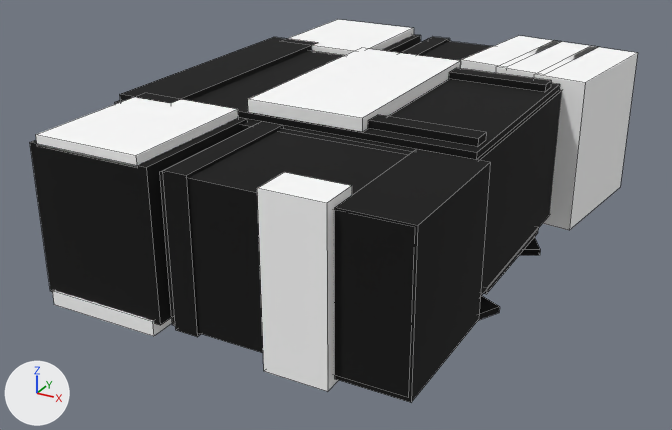
Two versions of the OBJ model src/main/resources/assets/myvillage/models/equipment/forging/bench_chestplate_5_hot.obj, one commit apart.
One viewpoint serves both versions: a 50 mm lens placed at (1.046, -1.582, 0.58), pointed at (0.476, -0.545, 0.062). The lights are fixed; the arrows at lower left show +X, +Y and +Z. The picture after the commit comes second. Mesh edges are drawn as thin lines. Where no turn or scale is listed for an object, it has been applied to the vertices. Vertices at exactly the same position are counted once.

The first picture shows 'bench_chestplate_5_hot'.
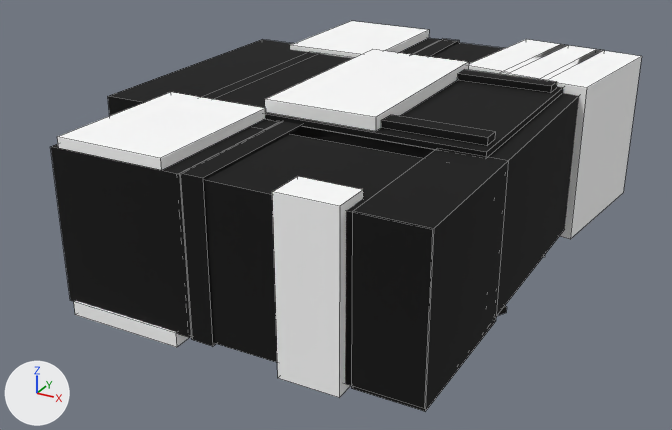
Edits to the bpy script that builds the scene:
```text
Change me_bench_chestplate_5_hot:
    remove me_bench_chestplate_5_hot.from_pydata(...)  # 264 vertices, 198 faces; spans x 0.223..0.777, y -0.875..-0.125, z 0.0..0.249
    add me_bench_chestplate_5_hot.from_pydata(...)  # 264 vertices, 198 faces; spans x 0.216..0.784, y -0.87..-0.13, z 0.0..0.25
    me_bench_chestplate_5_hot part 1: the loose piece of 8 vertices spanning x 0.308..0.722, y -0.61..-0.405, z 0.033..0.041 is scaled about its middle by 0.961, then moved by (0.016, 0.001, -0.008)
    me_bench_chestplate_5_hot part 2: the loose piece of 8 vertices spanning x 0.3..0.718, y -0.664..-0.351, z 0.225..0.233 is scaled about its middle by 0.961, then moved by (0.016, 0.001, 0.0)
    me_bench_chestplate_5_hot part 3: the loose piece of 8 vertices spanning x 0.415..0.574, y -0.66..-0.355, z 0.232..0.249 is scaled about its middle by 0.961, then moved by (0.017, 0.001, 0.001)
    me_bench_chestplate_5_hot part 4: the loose piece of 8 vertices spanning x 0.574..0.711, y -0.644..-0.618, z 0.232..0.242 is scaled about its middle by 0.961, then moved by (0.011, 0.006, 0.001)
    me_bench_chestplate_5_hot part 5: the loose piece of 8 vertices spanning x 0.574..0.711, y -0.396..-0.37, z 0.232..0.242 is scaled about its middle by 0.961, then moved by (0.011, -0.004, 0.001)
    me_bench_chestplate_5_hot part 6: the loose piece of 8 vertices spanning x 0.489..0.732, y -0.544..-0.382, z 0.007..0.016 is scaled about its middle by 0.961, then moved by (0.012, 0.0, 0.0)
    me_bench_chestplate_5_hot part 7: the loose piece of 8 vertices spanning x 0.352..0.734, y -0.637..-0.401, z 0.001..0.01 is scaled about its middle by 0.961, then moved by (0.015, 0.002, 0.0)
    me_bench_chestplate_5_hot part 8: the loose piece of 8 vertices spanning x 0.239..0.321, y -0.694..-0.321, z 0.024..0.239 is scaled about its middle by (1.57, 0.994, 0.988), then moved by (0.0, 0.001, -0.005)
    me_bench_chestplate_5_hot part 9: the loose piece of 8 vertices spanning x 0.437..0.733, y -0.861..-0.676, z 0.038..0.225 is scaled about its middle by (0.989, 1.08, 1.05), then moved by (0.018, 0.012, -0.005)
    me_bench_chestplate_5_hot part 10: the loose piece of 8 vertices spanning x 0.65..0.737, y -0.863..-0.674, z 0.034..0.228 is scaled about its middle by (0.961, 1.08, 1.03), then moved by (0.016, 0.012, -0.005)
    me_bench_chestplate_5_hot part 11: the loose piece of 8 vertices spanning x 0.443..0.474, y -0.864..-0.673, z 0.034..0.228 is scaled about its middle by (0.961, 1.08, 1.04), then moved by (0.018, 0.012, -0.005)
    me_bench_chestplate_5_hot part 12: the loose piece of 8 vertices spanning x 0.252..0.422, y -0.864..-0.673, z 0.035..0.228 is scaled about its middle by (1.08, 1.07, 1.03), then moved by (0.034, 0.012, -0.005)
    me_bench_chestplate_5_hot part 13: the loose piece of 8 vertices spanning x 0.258..0.413, y -0.867..-0.67, z 0.019..0.038 is scaled about its middle by (1, 1.07, 0.961), then moved by (0.029, 0.012, -0.009)
    me_bench_chestplate_5_hot part 14: the loose piece of 8 vertices spanning x 0.263..0.409, y -0.864..-0.673, z 0.225..0.239 is scaled about its middle by (1, 1.07, 0.961), then moved by (0.029, 0.012, 0.001)
    me_bench_chestplate_5_hot part 15: the loose piece of 8 vertices spanning x 0.437..0.733, y -0.339..-0.153, z 0.038..0.225 is scaled about its middle by (0.989, 1.08, 1.05), then moved by (0.018, -0.009, -0.005)
    me_bench_chestplate_5_hot part 16: 72 of 264 vertices moved; they spanned x 0.223..0.777, y -0.875..-0.125, z 0.019..0.24 and now span x 0.218..0.784, y -0.87..-0.13, z 0.01..0.24; mean shift (0.018, -0.006, -0.005); largest move (0.422, -0.342, 0.035) -> (0.462, -0.357, 0.027)
    other edits to the shape of me_bench_chestplate_5_hot do not show in these pictures
```

Boxes [x1, y1, x2, y2] around the edits, measured in the pictures (672 x 430 px; the box of a moved part takes in the faces that stretch with it):
'bench_chestplate_5_hot', reshaped
    before: [30, 19, 638, 402]
    after: [51, 21, 642, 412]
part 1 of me_bench_chestplate_5_hot, moved or reshaped (not visible afterwards)
    before: [483, 228, 538, 294]
part 2 of me_bench_chestplate_5_hot, moved or reshaped
    before: [190, 51, 560, 160]
    after: [215, 54, 563, 157]
part 3 of me_bench_chestplate_5_hot, moved or reshaped
    before: [248, 48, 461, 131]
    after: [265, 50, 469, 131]
part 4 of me_bench_chestplate_5_hot, moved or reshaped
    before: [368, 115, 486, 147]
    after: [381, 115, 495, 146]
part 5 of me_bench_chestplate_5_hot, moved or reshaped
    before: [449, 68, 551, 92]
    after: [458, 70, 557, 93]
part 6 of me_bench_chestplate_5_hot, moved or reshaped (not visible afterwards)
    before: [520, 237, 540, 255]
part 7 of me_bench_chestplate_5_hot, moved or reshaped (mostly hidden afterwards)
    before: [479, 296, 500, 320]
    after: [497, 306, 507, 316]
part 8 of me_bench_chestplate_5_hot, moved or reshaped
    before: [120, 37, 317, 103]
    after: [108, 39, 320, 116]
part 9 of me_bench_chestplate_5_hot, moved or reshaped
    before: [160, 124, 412, 375]
    after: [204, 127, 433, 386]
part 10 of me_bench_chestplate_5_hot, moved or reshaped
    before: [335, 149, 490, 402]
    after: [352, 149, 508, 412]
part 11 of me_bench_chestplate_5_hot, moved or reshaped
    before: [163, 122, 283, 337]
    after: [180, 121, 303, 346]
part 12 of me_bench_chestplate_5_hot, moved or reshaped
    before: [30, 118, 247, 325]
    after: [51, 119, 279, 338]
part 13 of me_bench_chestplate_5_hot, moved or reshaped
    before: [53, 290, 172, 336]
    after: [74, 301, 189, 347]
part 14 of me_bench_chestplate_5_hot, moved or reshaped
    before: [36, 97, 238, 168]
    after: [57, 92, 266, 170]
part 15 of me_bench_chestplate_5_hot, moved or reshaped
    before: [400, 39, 493, 61]
    after: [433, 43, 505, 64]
part 16 of me_bench_chestplate_5_hot, moved or reshaped
    before: [115, 19, 638, 391]
    after: [272, 21, 642, 398]
